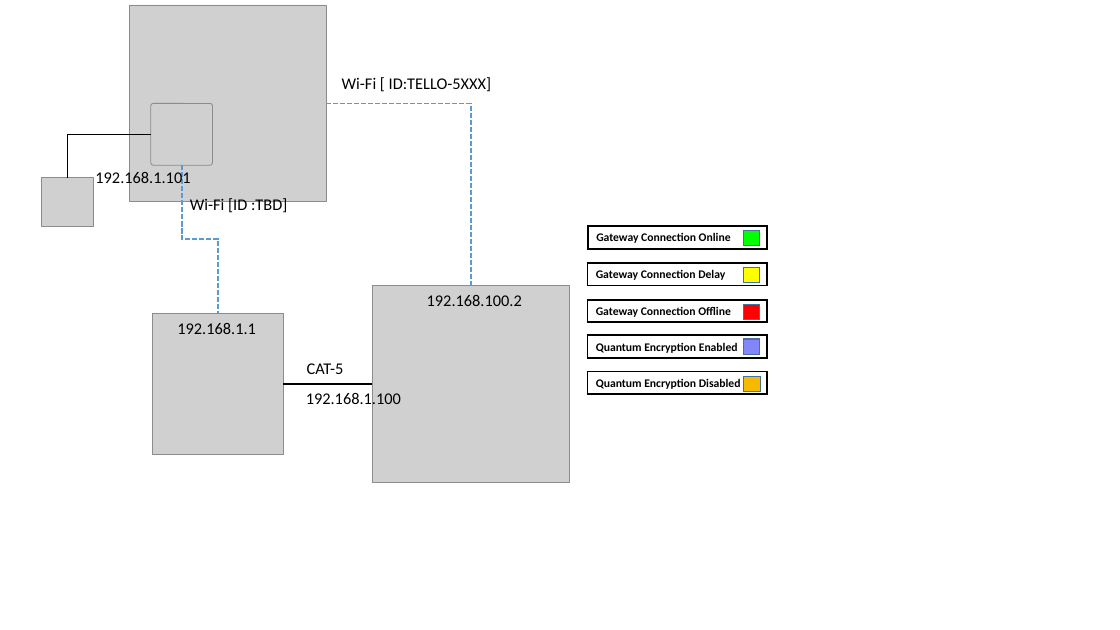
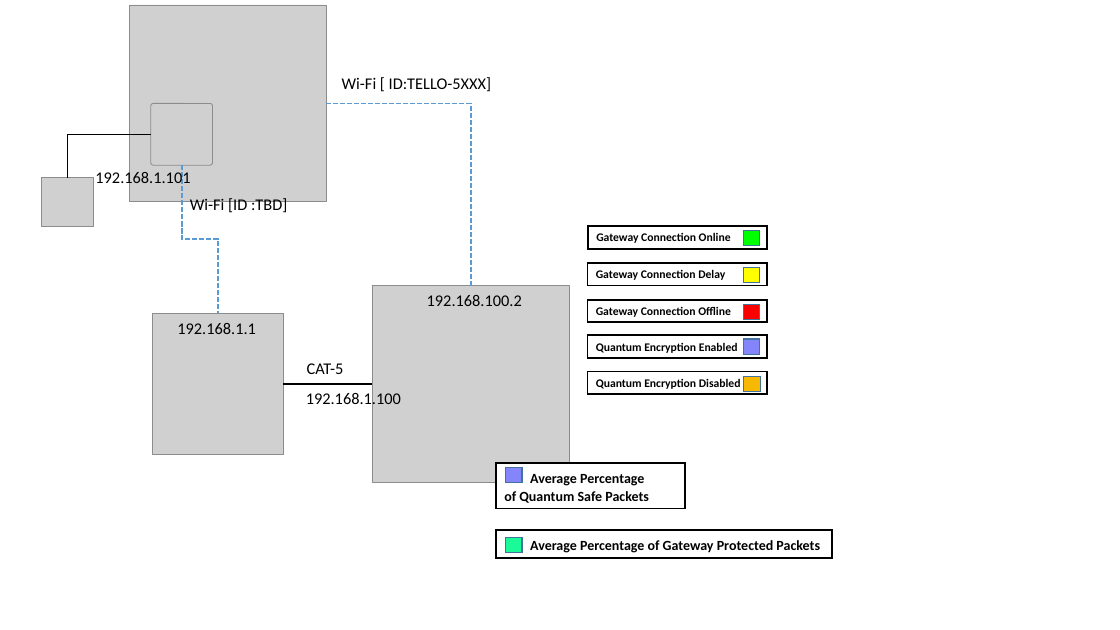
Before and after one commit to LiuYuancheng/Xandar_Sensor_IOT, a slide deck: slide 18 of doc/firmwaresignWF.pptx. Drawn at 1120x630 pixels with LibreOffice and Linux fonts; fonts in the diff are those of the drawing; grey boxes stand for pictures. Boxes give left, top, right and bottom in pixels: in the first picture for what was removed or moved away, otherwise in the second. Text is boxed around its words. In the diff, an @@ line names an element or a change of style, - is before the commit and + after.

Commit message:
added more label.

```diff
--- a/doc/firmwaresignWF.pptx
+++ b/doc/firmwaresignWF.pptx
@@ rectangle added at [497, 464, 686, 509], fill #FFFFFF, outline #000000 1.5 pt, 12 pt, text #000000, bold @@
+Average Percentage
+of Quantum Safe Packets
@@ rectangle added at [505, 467, 522, 482], fill #8485FA, outline #43739E 1 pt @@
@@ rectangle added at [497, 530, 833, 559], fill #FFFFFF, outline #000000 1.5 pt, 12 pt, text #000000, bold @@
+Average Percentage of Gateway Protected Packets
@@ rectangle added at [505, 538, 522, 553], fill #1AFA98, outline #43739E 1 pt @@
```
